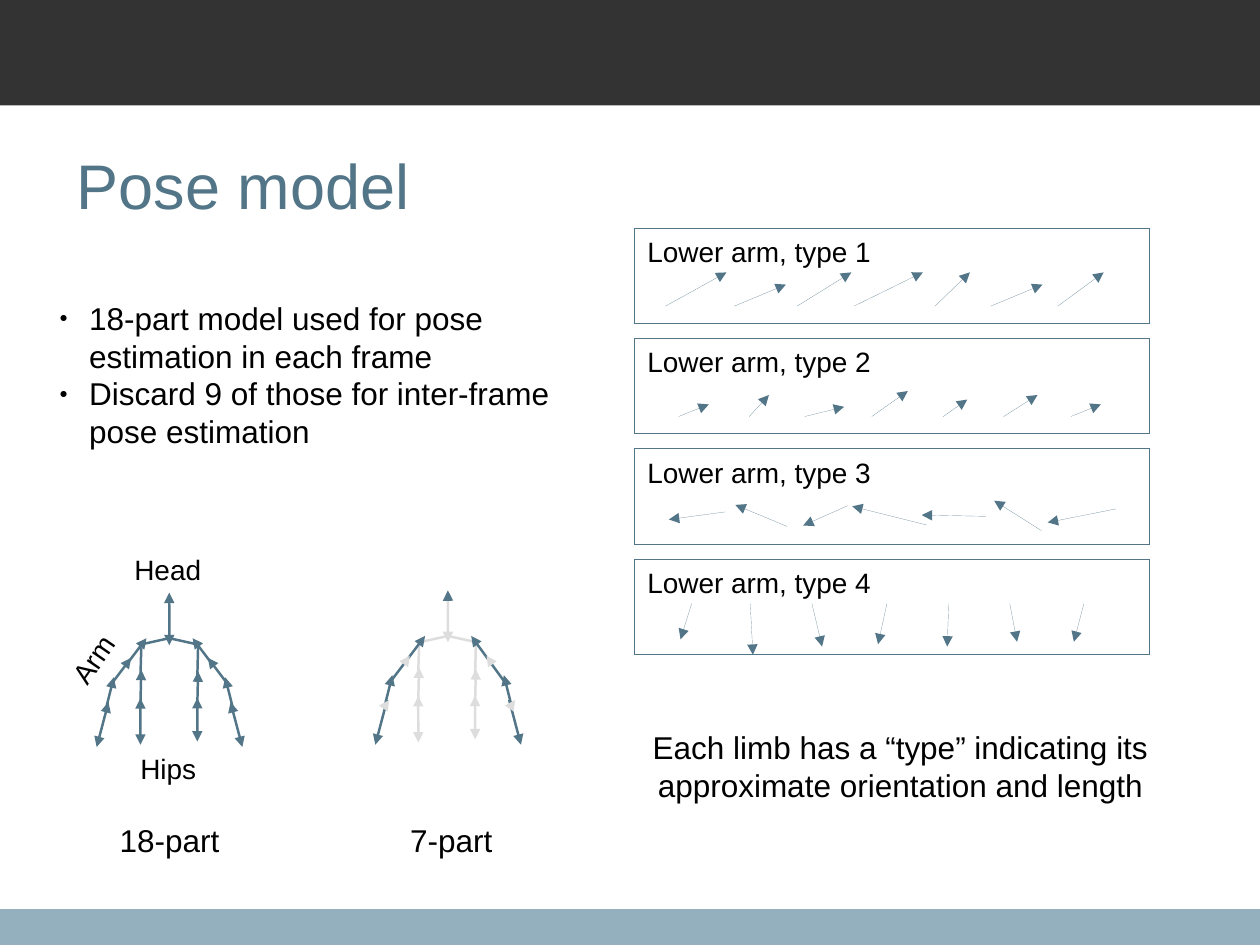
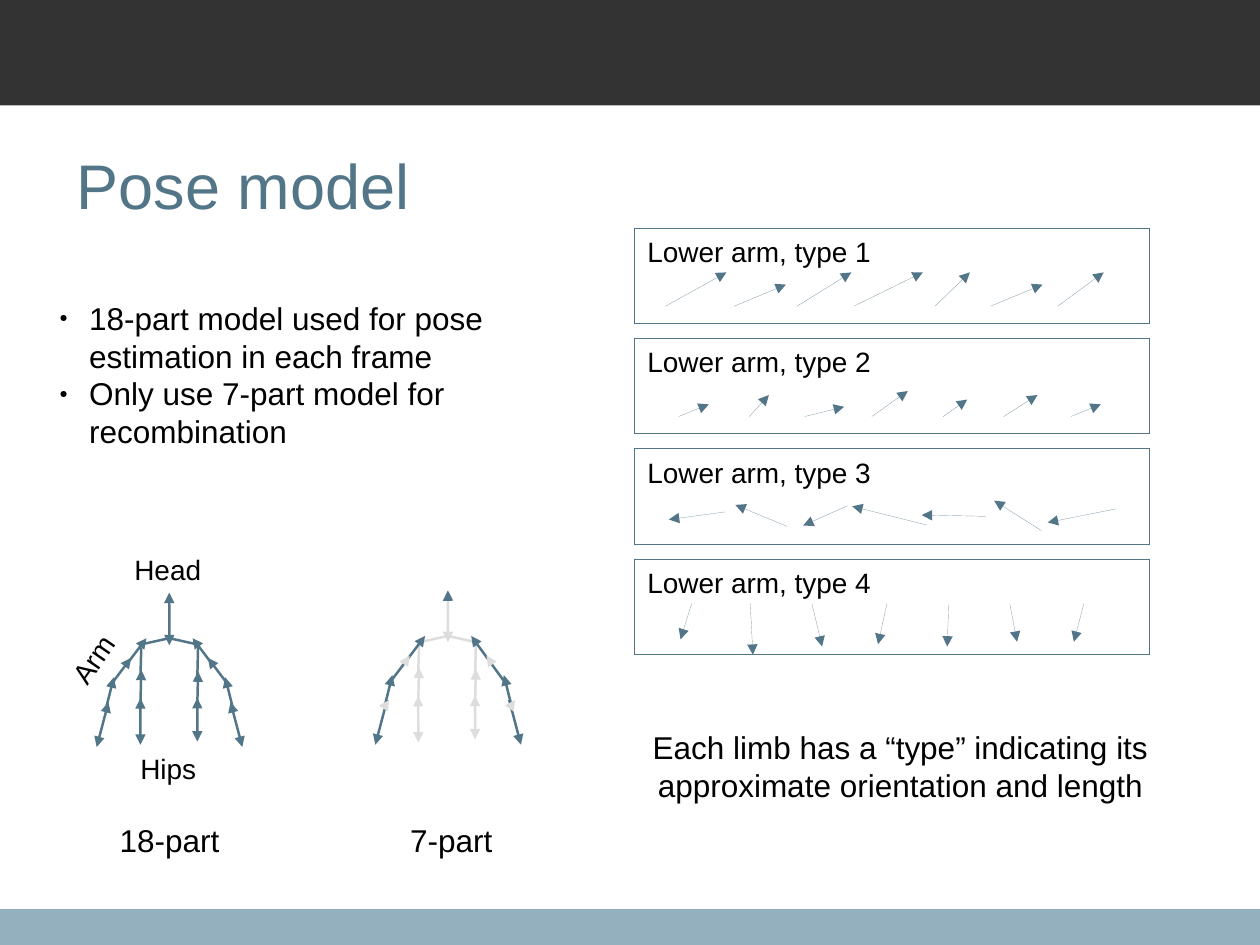
Before and after one commit to qxcv/comp2560, a slide deck: slide 6 of presentation/presentation.odp. Drawn at 1260x945 pixels with LibreOffice and Linux fonts; fonts in the diff are those of the drawing; background and template pictures are left out. Boxes give left, top, right and bottom in pixels: in the first picture for what was removed or moved away, otherwise in the second. Text is boxed around its words. In the diff, an @@ line names an element or a change of style, - is before the commit and + after.

```diff
--- a/presentation/presentation.odp
+++ b/presentation/presentation.odp
@@ text at bbox=[89, 382, 445, 444]: text changed @@
-● Discard 9 of those for inter-frame pose estimation
+● Only use 7-part model for recombination
```
Also in this commit, not shown: 2 other slides changed.
